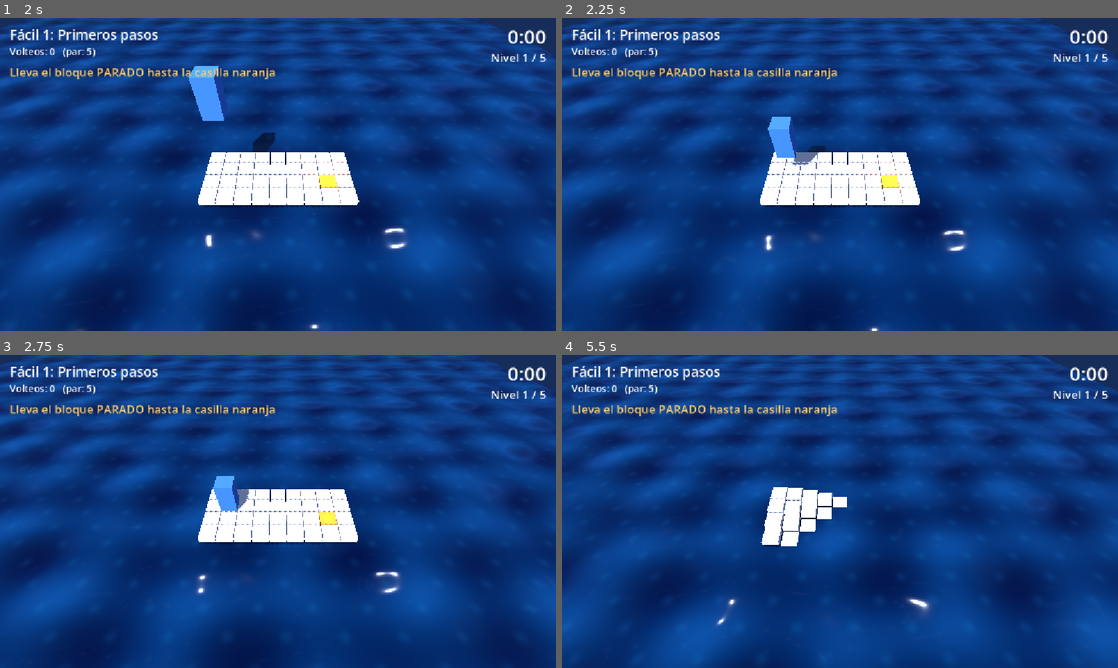
Above: before the commit, frames 1-4 (two rows, left to right).
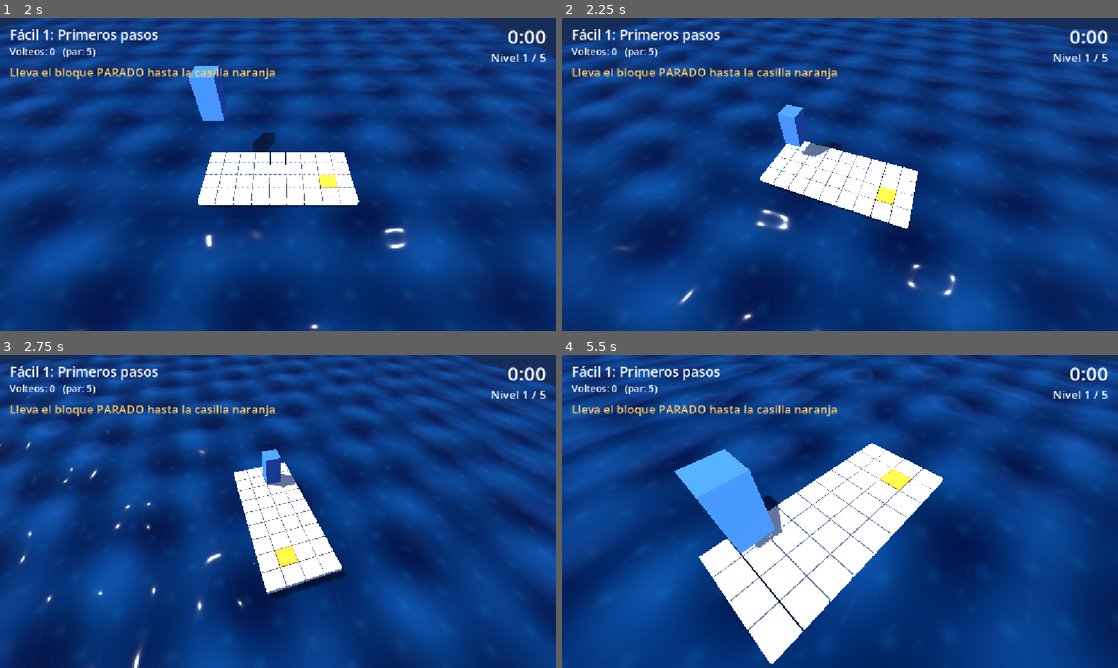
Above: after the commit, the same moments.

Repository: iandifilippo/hielo-fino
Game: Godot game, scene res://escenas/menu.tscn
The game is run twice, just before and just after one commit, with the same random seed, the same clock (stepped at 60 frames per second) and the same inputs.
Inputs:
- Up to frame 1 (2 s): click "Jugar" at 0.5 s; click "Fácil" at 1.25 s
- Up to frame 2 (2.25 s): tap Enter at 2 s; hold Right from 2.03 s (still down); tap R at 2.1 s
- Up to frame 3 (2.75 s): keep holding Right; tap Space at 2.27 s
- Up to frame 4 (5.5 s): release Right at 2.78 s; hold Down 2.78-3.53 s; tap R at 2.85, 3.8, 4.55, 5.3 s; tap Space at 3.02, 4.52, 5.27 s; hold Right 3.53-4.28 s; tap Z at 3.6 s; hold Up 4.28-5.03 s; tap Enter at 4.35 s; hold Left from 5.03 s (still down); tap Keypad Enter at 5.1 s

Frame 1 is identical in both runs. In frame 2, 38% of the frame differs, in the area x 0-100%, y 0-100%; in frame 3, 43%; in frame 4, 50%.

Commit message:
La cámara gira con las flechas y WASD se ajusta a la vista

Diff:
--- a/scripts/camara.gd
+++ b/scripts/camara.gd
@@ -1,14 +1,52 @@
 class_name CamaraJuego
 extends Camera3D
 
-# SACUDIDA CORTA DE LA CÁMARA
+# CÁMARA DEL JUEGO: GIRA CON LAS FLECHAS Y SE SACUDE EN LOS GOLPES
 
+@export var velocidad_giro := 1.8      # RADIANES POR SEGUNDO
+@export var velocidad_zoom := 0.8
+
+var centro := Vector3.ZERO
+var lejos := 8.0
+var angulo := 0.0
+var zoom := 1.0
 var _fuerza := 0.0
+
+# APUNTA AL CENTRO DEL TABLERO Y VUELVE A LA VISTA DE FRENTE
+func enfocar(c: Vector3, tam: float) -> void:
+	centro = c
+	lejos = tam
+	angulo = 0.0
+	zoom = 1.0
+	_ubicar()
+
+func _ubicar() -> void:
+	var d := Vector3(0, lejos * 0.75 + 3.0, lejos * 0.55 + 3.0) * zoom
+	position = centro + d.rotated(Vector3.UP, angulo)
+	look_at(centro)
+
+# CUÁNTOS CUARTOS DE VUELTA LLEVA (0 A 3), PARA QUE W SIEMPRE SEA "ADELANTE"
+func cuartos() -> int:
+	return posmod(roundi(angulo / (PI / 2.0)), 4)
 
 func sacudir(fuerza: float) -> void:
 	_fuerza = maxf(_fuerza, fuerza)
 
 func _process(delta: float) -> void:
+	# FLECHAS: GIRAR ALREDEDOR DEL TABLERO Y ACERCAR O ALEJAR
+	var antes := Vector2(angulo, zoom)
+	if Input.is_key_pressed(KEY_LEFT):
+		angulo -= velocidad_giro * delta
+	if Input.is_key_pressed(KEY_RIGHT):
+		angulo += velocidad_giro * delta
+	if Input.is_key_pressed(KEY_UP):
+		zoom = maxf(zoom - velocidad_zoom * delta, 0.5)
+	if Input.is_key_pressed(KEY_DOWN):
+		zoom = minf(zoom + velocidad_zoom * delta, 1.8)
+	if Vector2(angulo, zoom) != antes:
+		_ubicar()
+
+	# SACUDIDA
 	if _fuerza <= 0.001:
 		h_offset = 0.0
 		v_offset = 0.0
--- a/scripts/juego.gd
+++ b/scripts/juego.gd
@@ -76,8 +76,7 @@
 	var alto: float = filas.size()
 	var centro := Vector3(ancho / 2.0, 0, alto / 2.0)
 	var lejos := maxf(ancho, alto)
-	camara.position = centro + Vector3(0, lejos * 0.75 + 3.0, lejos * 0.55 + 3.0)
-	camara.look_at(centro)
+	camara.enfocar(centro, lejos)
 
 	historial.clear()
 	volteos = 0
@@ -108,7 +107,7 @@
 		tiempo += delta
 	quieto += delta
 	if datos.get("sin_caida", false) and volteos == 0 and quieto > 4.0:
-		lbl_ayuda.text = "Usa las flechas  ←  ↑  ↓  →  (o W A S D)"
+		lbl_ayuda.text = "Usa  W A S D  para voltear  ·  flechas para girar la cámara"
 	lbl_info.text = "Volteos: %d   (par: %d)" % [volteos, datos["par"]]
 	reloj.mostrar(tiempo)
 	if reloj.se_acabo(tiempo) and (estado == "jugando" or estado == "caido"):
@@ -125,14 +124,14 @@
 	if bloque.moviendo:
 		return
 	match tecla.keycode:
-		KEY_RIGHT, KEY_D:
-			mover(Vector2i(1, 0))
-		KEY_LEFT, KEY_A:
-			mover(Vector2i(-1, 0))
-		KEY_UP, KEY_W:
-			mover(Vector2i(0, -1))
-		KEY_DOWN, KEY_S:
-			mover(Vector2i(0, 1))
+		KEY_D:
+			mover(_segun_camara(Vector2i(1, 0)))
+		KEY_A:
+			mover(_segun_camara(Vector2i(-1, 0)))
+		KEY_W:
+			mover(_segun_camara(Vector2i(0, -1)))
+		KEY_S:
+			mover(_segun_camara(Vector2i(0, 1)))
 		KEY_Z:
 			deshacer()
 		KEY_R:
@@ -142,6 +141,12 @@
 				siguiente_nivel()
 		KEY_ESCAPE:
 			get_tree().change_scene_to_file("res://escenas/menu.tscn")
+
+# W SIEMPRE ES "HACIA ADELANTE EN LA PANTALLA", AUNQUE LA CÁMARA ESTÉ GIRADA
+func _segun_camara(dir: Vector2i) -> Vector2i:
+	for i in camara.cuartos():
+		dir = Vector2i(dir.y, -dir.x)
+	return dir
 
 # ---------- REGLAS ----------
 
